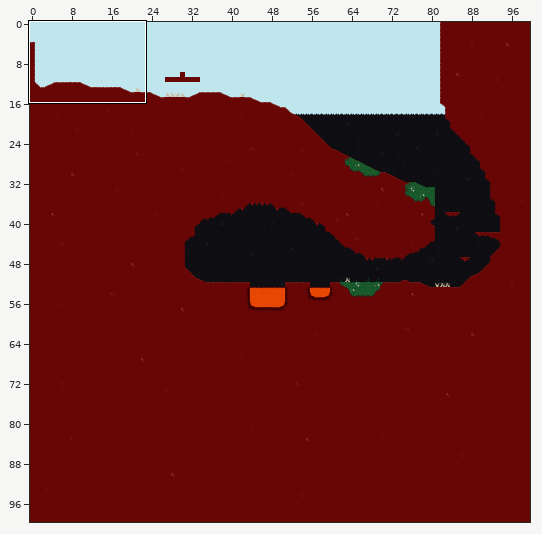
A Tiled map gets an edit: game/data/maps/start.tmx. Above, an overview of the earlier version with the close-up marked.
Close-up. Before the commit:
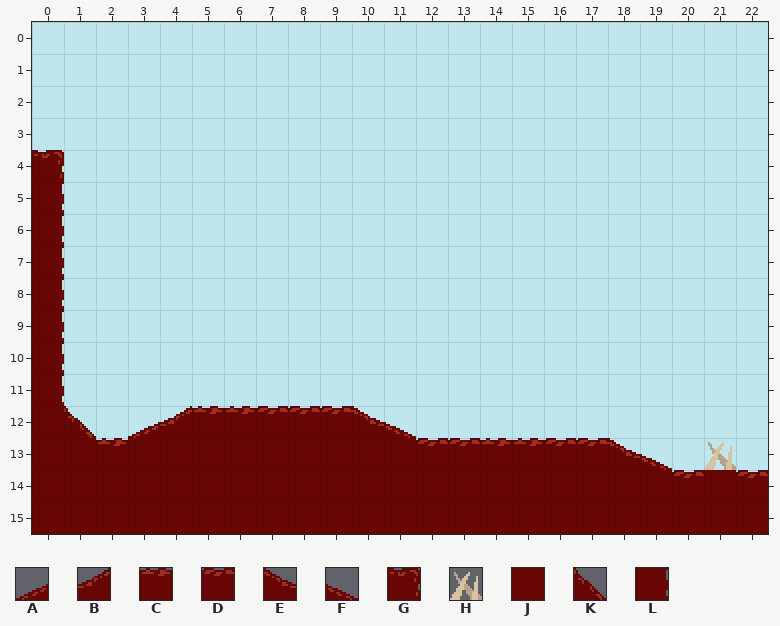
Cells are 32x32 px. Shown: x 0..22, y 0..15. The commit also changed other parts of the map, which this record leaves out.
Key: from "tileset": A 1 "slope", B 2 "slope", C 3 "block", D 4 "block", E 5 "slope", F 6 "slope", G 9 "block", H 12 "spike", J 17 "block", K 23 "slope", L 25 "block".
_ is an empty cell.
Layers that did not change in this view are not listed.
Layer "Foreground" before, first column x 0:
 0 _______________________
 1 _______________________
 2 _______________________
 3 _______________________
 4 G______________________
 5 L______________________
 6 L______________________
 7 L______________________
 8 L______________________
 9 L______________________
10 L______________________
11 L______________________
12 JK_ABCCDDDEF___________
13 JJCJJJJJJJJJDDCCDDEF_H_
14 JJJJJJJJJJJJJJJJJJJJDJD
15 JJJJJJJJJJJJJJJJJJJJJJJ
Once edited:
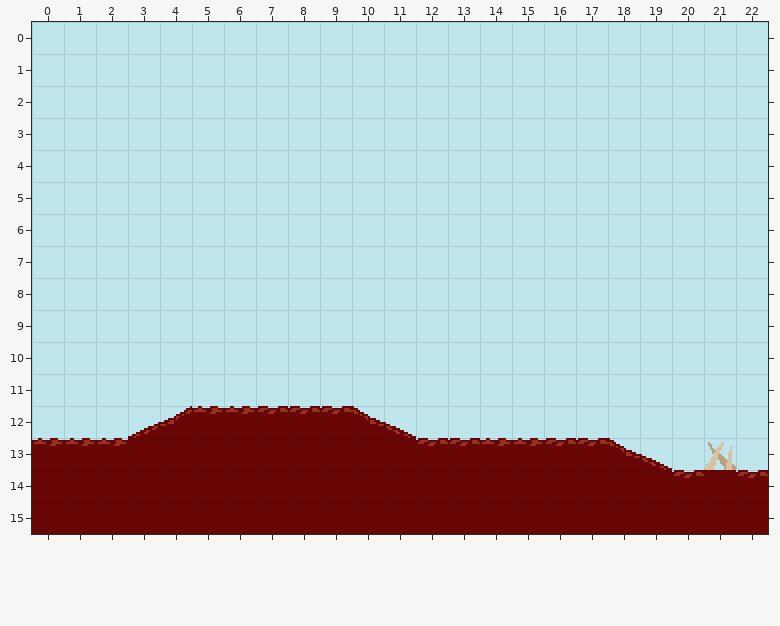
Change:
Layer "Foreground":
Tile J gives way to tile C in row 13 at x 0 to 1.
The author cleared tile G in row 4 at x 0.
The author cleared tile J in row 12 at x 0.
The author cleared tile K in row 12 at x 1.
The author cleared tile L in rows 5 to 11 at x 0.
Where, in picture pixels (left, top, right, bottom), the same in both close-ups:
changed: (32, 150, 96, 446)
